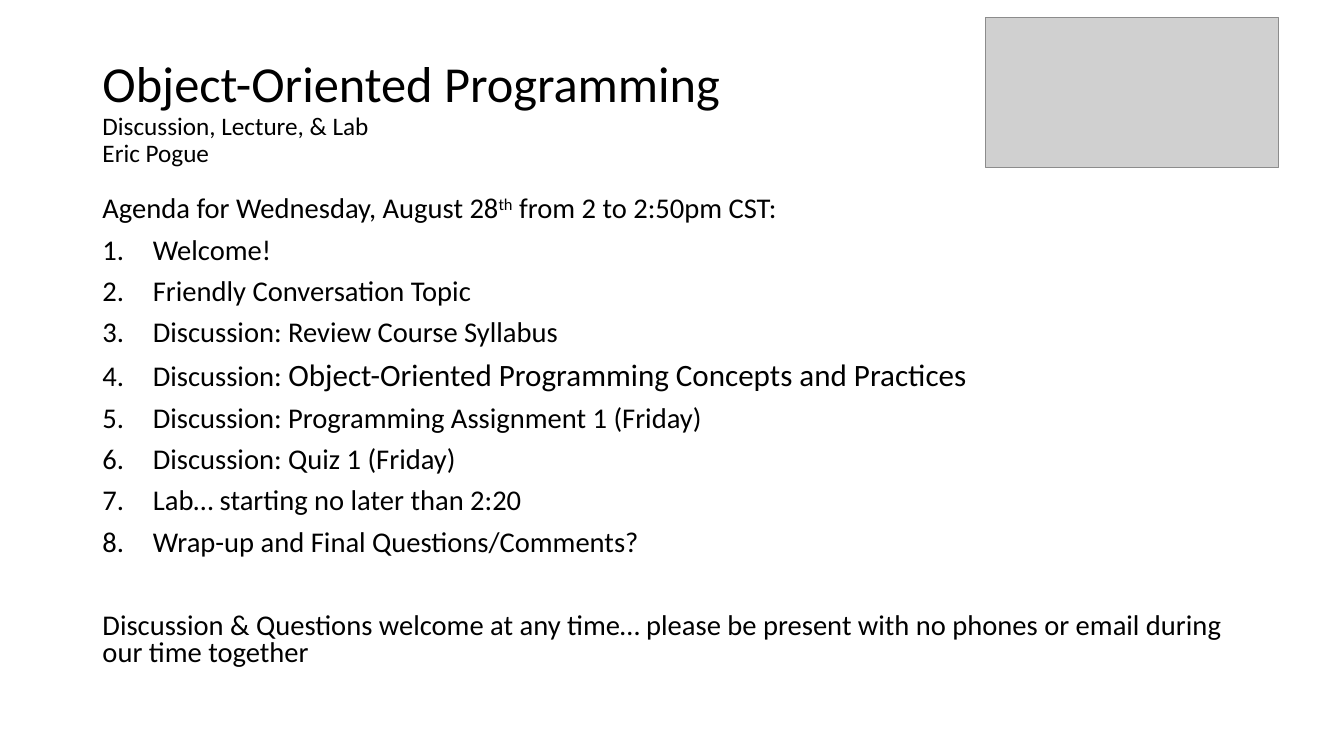
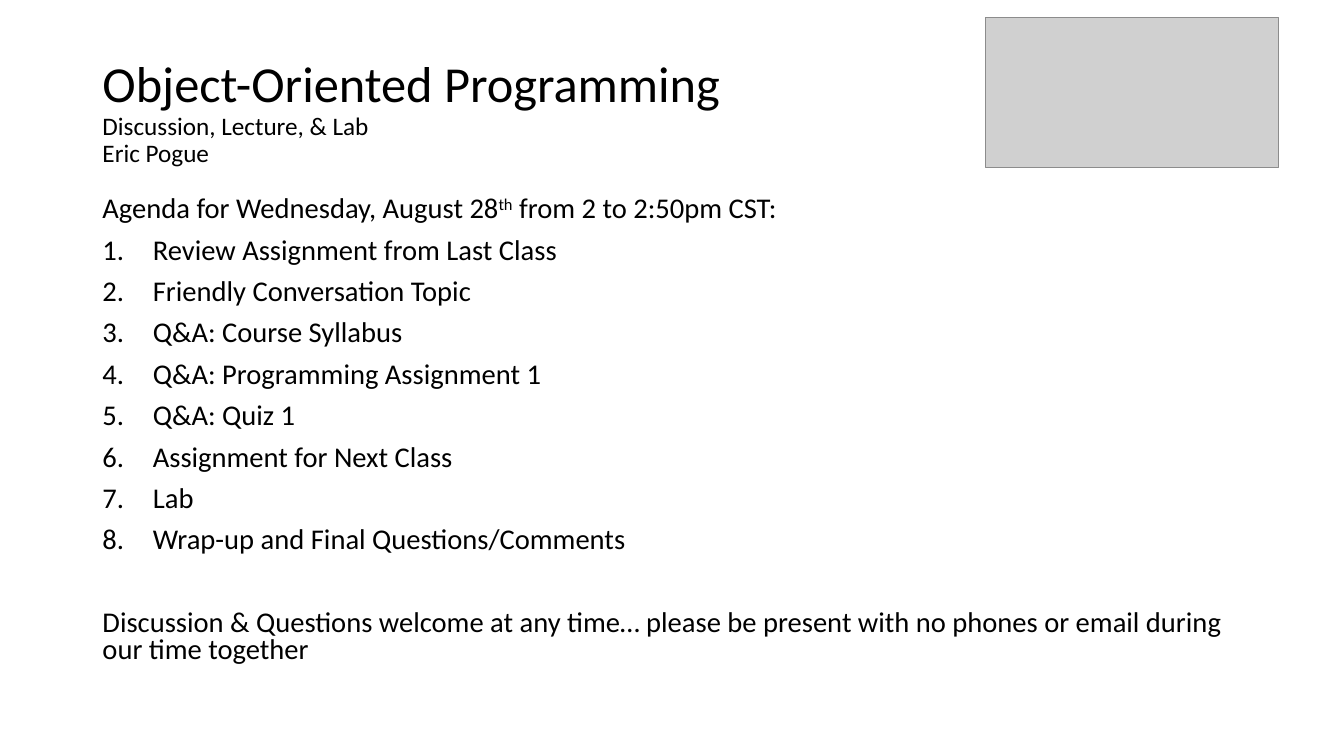
Before and after one commit to EricJPogue/CPSC-24500, a slide deck: slide 1 of lecture-slides/2019-08-28.pptx. Drawn at 1344x756 pixels with LibreOffice and Linux fonts; fonts in the diff are those of the drawing; grey boxes stand for pictures. Boxes give left, top, right and bottom in pixels: in the first picture for what was removed or moved away, otherwise in the second. Text is boxed around its words. In the diff, an @@ line names an element or a change of style, - is before the commit and + after.

```diff
--- a/lecture-slides/2019-08-28.pptx
+++ b/lecture-slides/2019-08-28.pptx
@@ text at [153,240,557,265]: text changed @@
-1. Welcome!
+1. Review Assignment from Last Class
@@ text at [153,322,625,554]: text changed @@
-3. Discussion: Review Course Syllabus
-4. Discussion: Object-Oriented Programming Concepts and Practices
-5. Discussion: Programming Assignment 1 (Friday)
-6. Discussion: Quiz 1 (Friday)
-7. Lab… starting no later than 2:20
-8. Wrap-up and Final Questions/Comments?
+3. Q&A: Course Syllabus
+4. Q&A: Programming Assignment 1
+5. Q&A: Quiz 1
+6. Assignment for Next Class
+7. Lab
+8. Wrap-up and Final Questions/Comments
```
Also in this commit, not shown: 3 other slides changed, 8 slides added, 3 slides removed, 1 other file.
